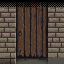
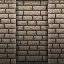
Revision of a layered 64x64 image; what changed, layer by layer:
hid "Layer 1 copy 4" over <box>0,0,64,64</box>
moved "Layer 2" out of group "Group 1" over <box>0,0,64,64</box>
hid group "Group 1" (1 layers) over <box>0,0,64,64</box>
added group "Group 2" with 2 layers above "Layer 1 copy 5" over <box>0,0,64,64</box>
added layer "Layer 3" (screen) in group "Group 2" over <box>13,0,51,64</box>
showed "Layer 1", moved it into group "Group 2", painted on it over <box>0,0,64,64</box>
added layer "Layer 1 copy 5" above "Background" over <box>0,0,64,64</box>
